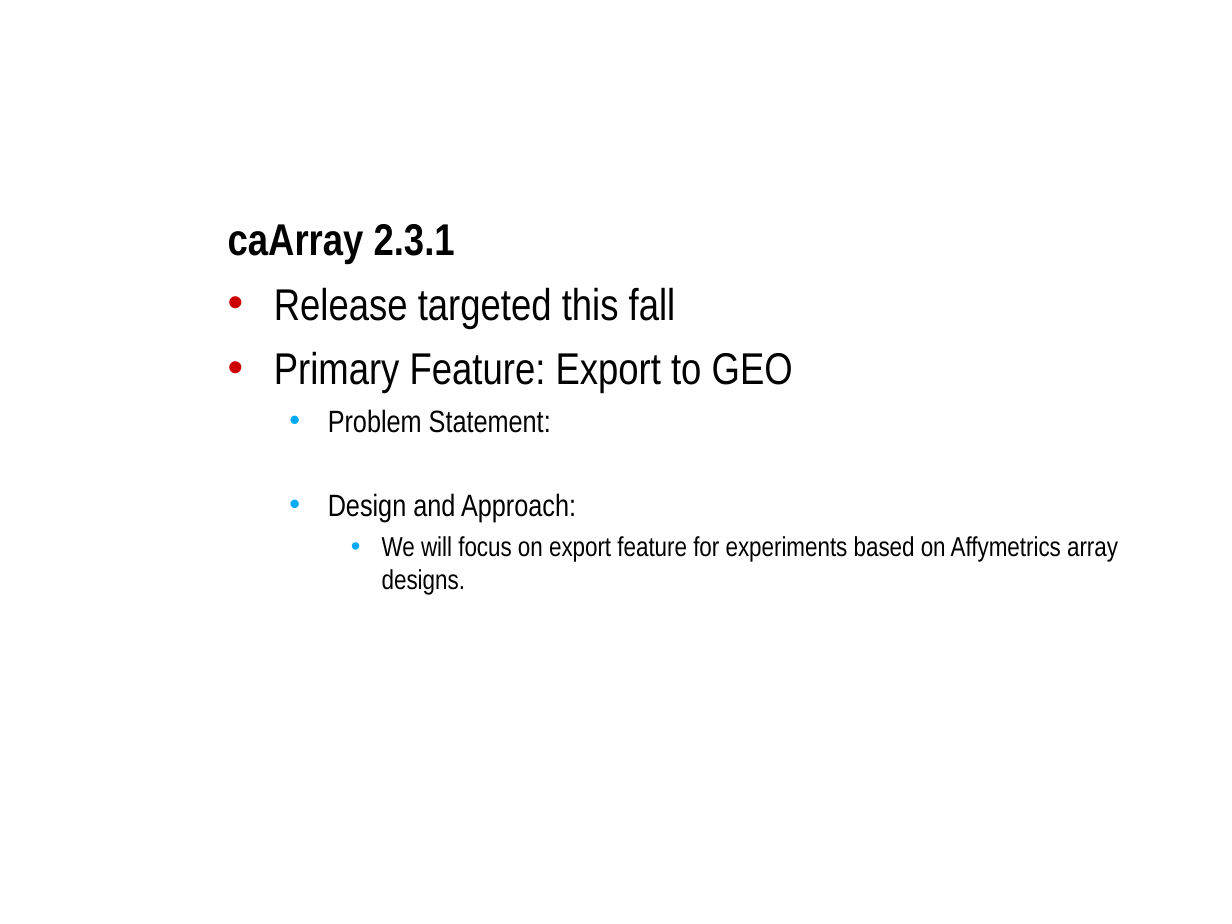
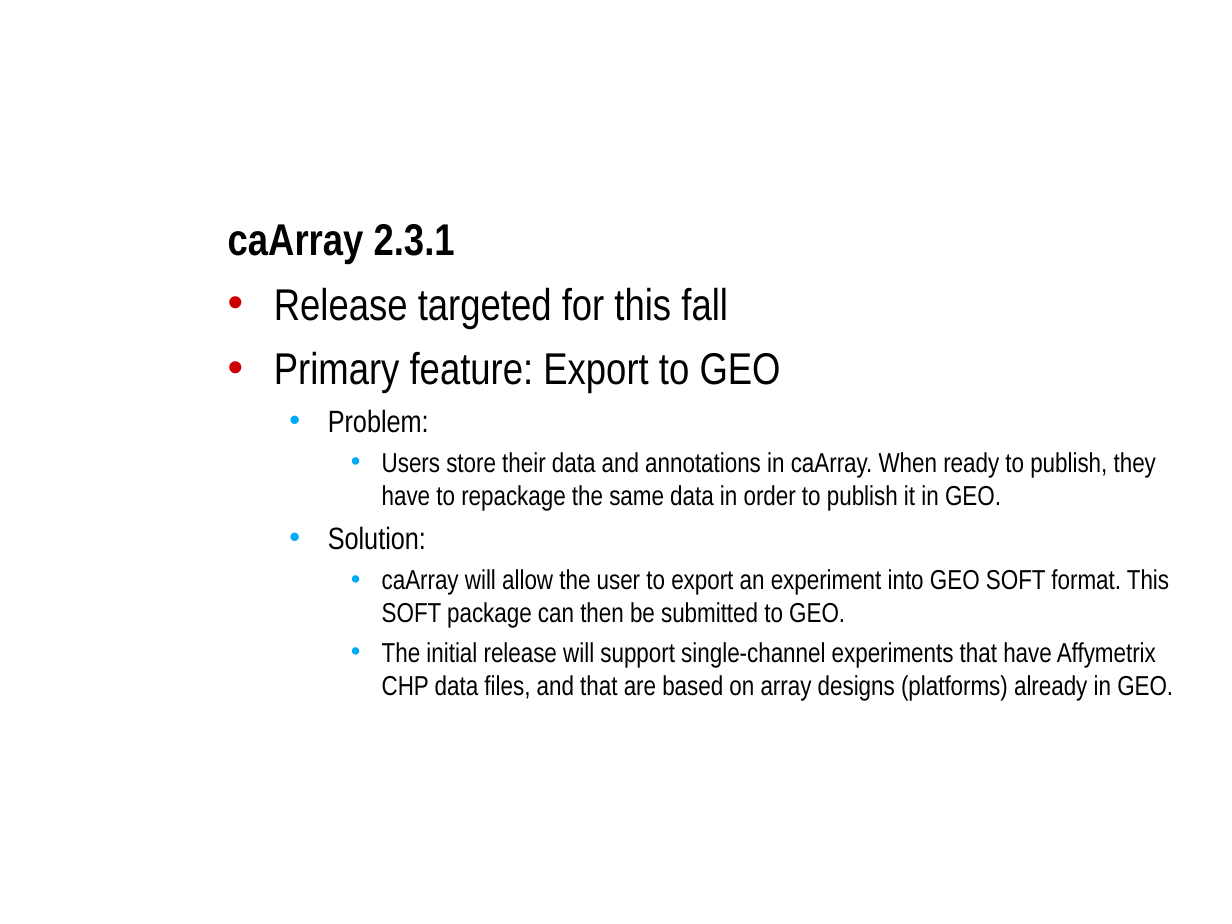
Before and after one commit to NCIP/caarray-docs, a slide deck: slide 4 of project_management/open_meetings/caArray User Community Meeting 2009.06.03.ppt. Drawn at 1232x924 pixels with LibreOffice and Linux fonts; fonts in the diff are those of the drawing; background and template pictures are left out. Boxes give left, top, right and bottom in pixels: in the first picture for what was removed or moved away, otherwise in the second. Text is boxed around its words. In the diff, an @@ line names an element or a change of style, - is before the commit and + after.

Commit message:
Slides for caArray user community meeting.

```diff
--- a/project_management/open_meetings/caArray User Community Meeting 2009.06.03.ppt
+++ b/project_management/open_meetings/caArray User Community Meeting 2009.06.03.ppt
@@ text at (x1=274, y1=287, x2=1173, y2=700): text changed @@
-• Release targeted this fall
-• Primary Feature: Export to GEO
-  • Problem Statement:
-  • Design and Approach:
-    • We will focus on export feature for experiments based on Affymetrics array designs.
+• Release targeted for this fall
+• Primary feature: Export to GEO
+  • Problem:
+    • Users store their data and annotations in caArray. When ready to publish, they have to repackage the same data in order to publish it in GEO.
+  • Solution:
+    • caArray will allow the user to export an experiment into GEO SOFT format. This SOFT package can then be submitted to GEO.
+    • The initial release will support single-channel experiments that have Affymetrix CHP data files, and that are based on array designs (platforms) already in GEO.
```
Also in this commit, not shown: 8 other slides changed, 4 slides added.
